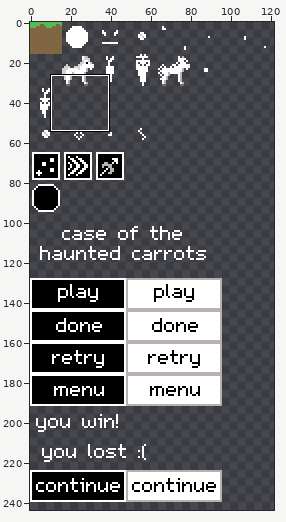
Pixel-art file: tex/tiles.aseprite. The first picture is a wide view before the edit; the outline marks the close-up.
Close-up. Before the edit:
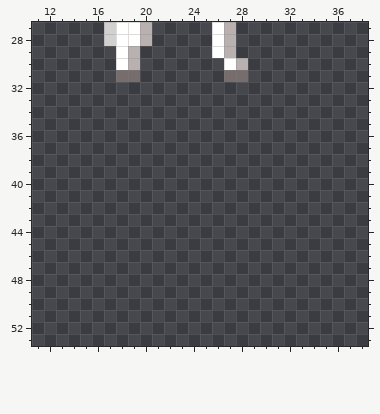
256x256 pixels, 1 frame. Shown: x 11..38, y 27..53. The wide view leaves out empty margins.
After:
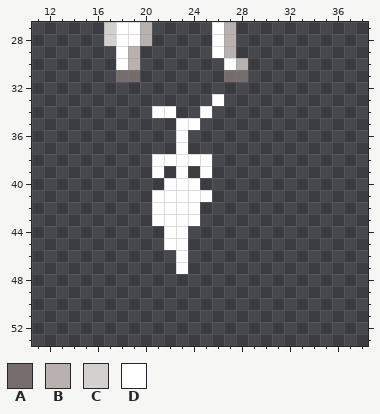
Palette (. is transparent): A #776d6d  B #b9b0b0  C #d3d0d0  D #ffffff
Difference:
{"where": "layer \"Layer 1\""}
{"y":33,"x":26,"old":".","new":"D"}
{"y":34,"x":21,"old":"..","new":"DD"}
{"y":34,"x":25,"old":".","new":"D"}
{"y":35,"x":23,"old":"..","new":"DD"}
{"y":36,"x":23,"old":".","new":"D"}
{"y":37,"x":23,"old":".","new":"D"}
{"y":38,"x":21,"old":".....","new":"DDDDD"}
{"y":39,"x":21,"old":".","new":"D"}
{"y":39,"x":23,"old":".","new":"D"}
{"y":39,"x":25,"old":".","new":"D"}
{"y":40,"x":22,"old":"...","new":"DDD"}
{"y":41,"x":21,"old":".....","new":"DDDDD"}
{"y":42,"x":21,"old":"....","new":"DDDD"}
{"y":43,"x":21,"old":"....","new":"DDDD"}
{"y":44,"x":22,"old":"..","new":"DD"}
{"y":45,"x":22,"old":"..","new":"DD"}
{"y":46,"x":23,"old":".","new":"D"}
{"y":47,"x":23,"old":".","new":"D"}
{"label":"added","picture_box":[152,94,224,274]}
